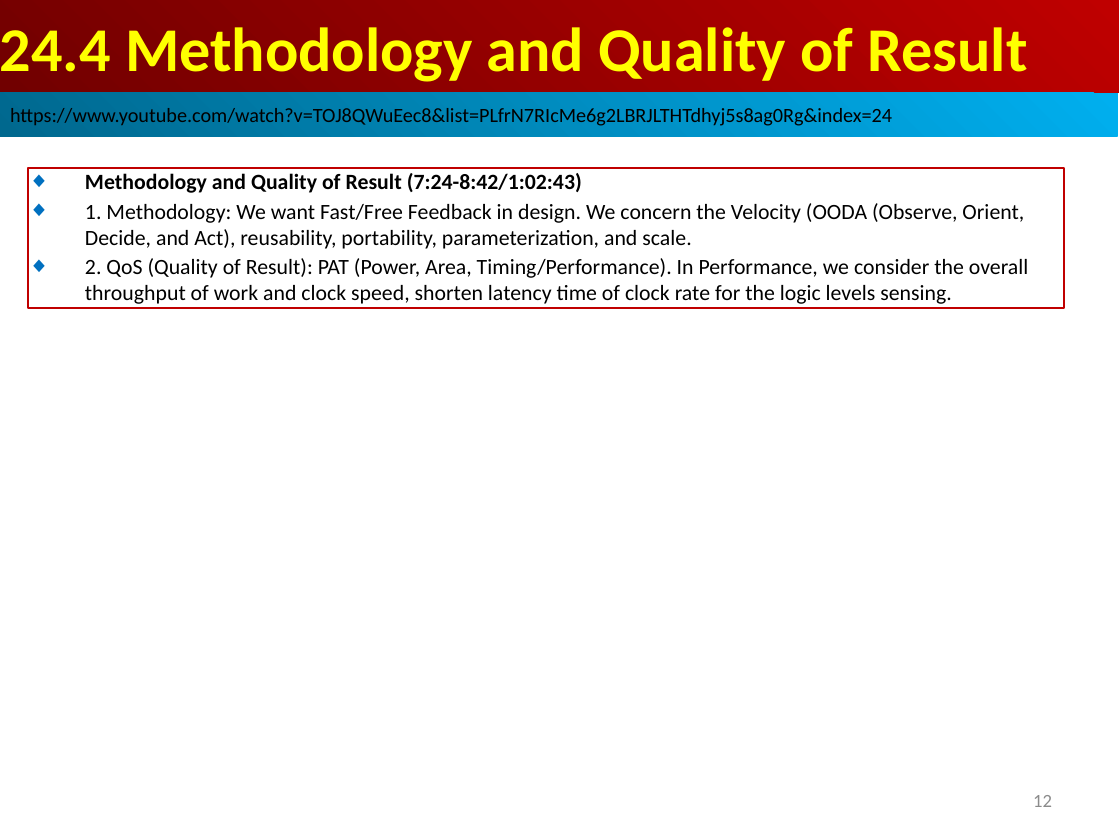
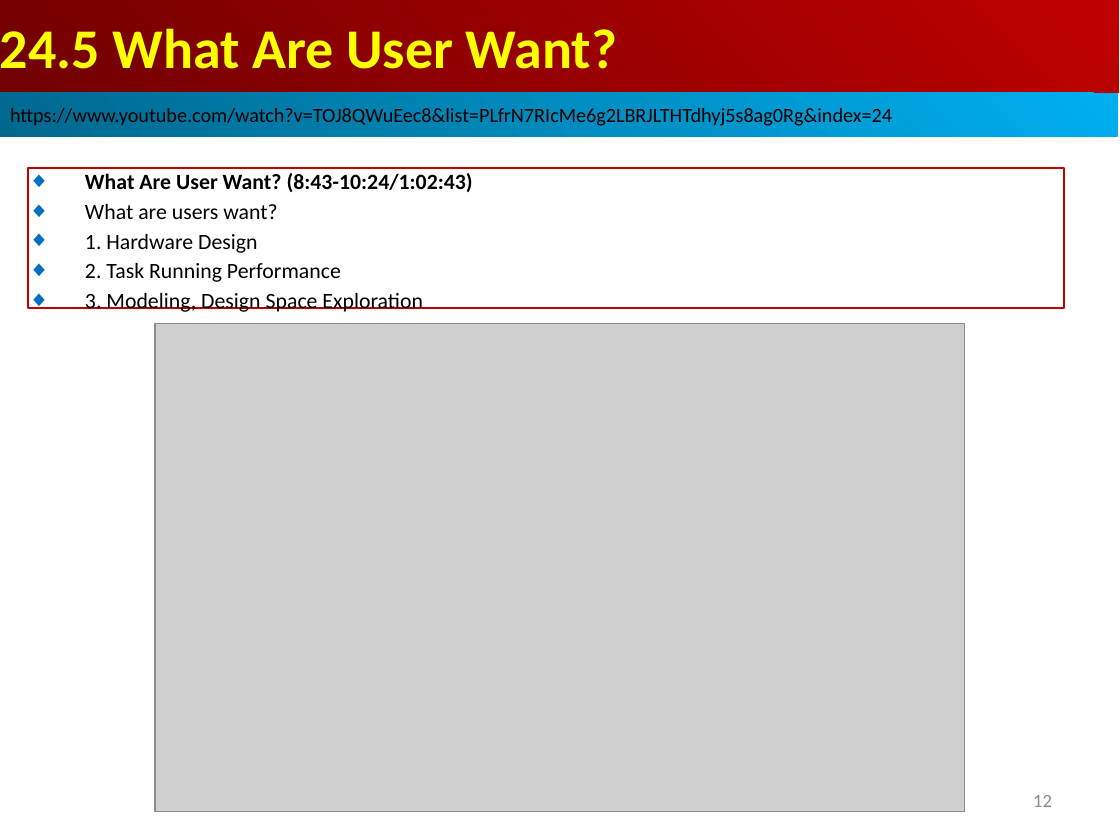
Before and after one commit to peterhchen/AIU_CS800_Chisel, a slide deck: slide 12 of 500_UCSC_HWD/024_XLS/000_Video/024.XLS.ppt. Drawn at 1120x840 pixels with LibreOffice and Linux fonts; fonts in the diff are those of the drawing; grey boxes stand for pictures. Boxes give left, top, right and bottom in pixels: in the first picture for what was removed or moved away, otherwise in the second. Text is boxed around its words. In the diff, an @@ line names an element or a change of style, - is before the commit and + after.

```diff
--- a/500_UCSC_HWD/024_XLS/000_Video/024.XLS.ppt
+++ b/500_UCSC_HWD/024_XLS/000_Video/024.XLS.ppt
@@ text in rectangle at bbox=[0, 28, 617, 69]: text changed; size 40 to 36 pt @@
-24.4 Methodology and Quality of Result
+24.5 What Are User Want?
@@ text in rectangle at bbox=[85, 173, 473, 312]: text changed @@
-◆ Methodology and Quality of Result (7:24-8:42/1:02:43)
-◆ 1. Methodology: We want Fast/Free Feedback in design. We concern the Velocity (OODA (Observe, Orient, Decide, and Act), reusability, portability, parameterization, and scale.
-◆ 2. QoS (Quality of Result): PAT (Power, Area, Timing/Performance). In Performance, we consider the overall throughput of work and clock speed, shorten latency time of clock rate for the logic levels sensing.
+◆ What Are User Want? (8:43-10:24/1:02:43)
+◆ What are users want?
+◆ 1. Hardware Design
+◆ 2. Task Running Performance
+◆ 3. Modeling, Design Space Exploration
@@ picture added at bbox=[155, 324, 964, 812] @@
```
Also in this commit, not shown: 2 other slides changed, 24 slides added, 1 slide removed.
